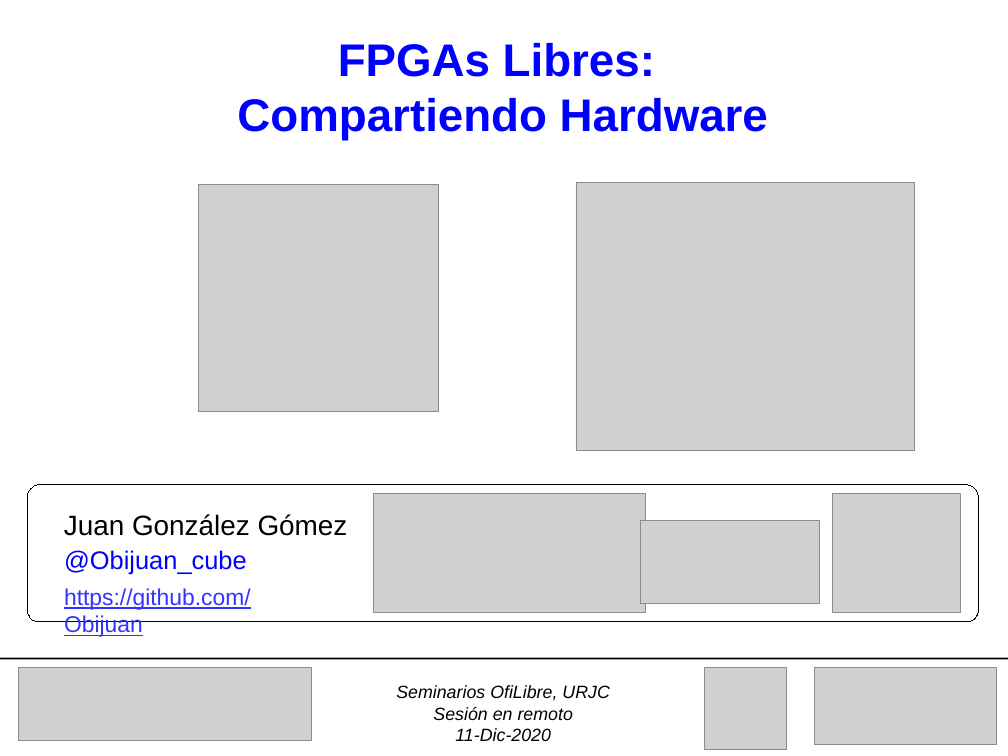
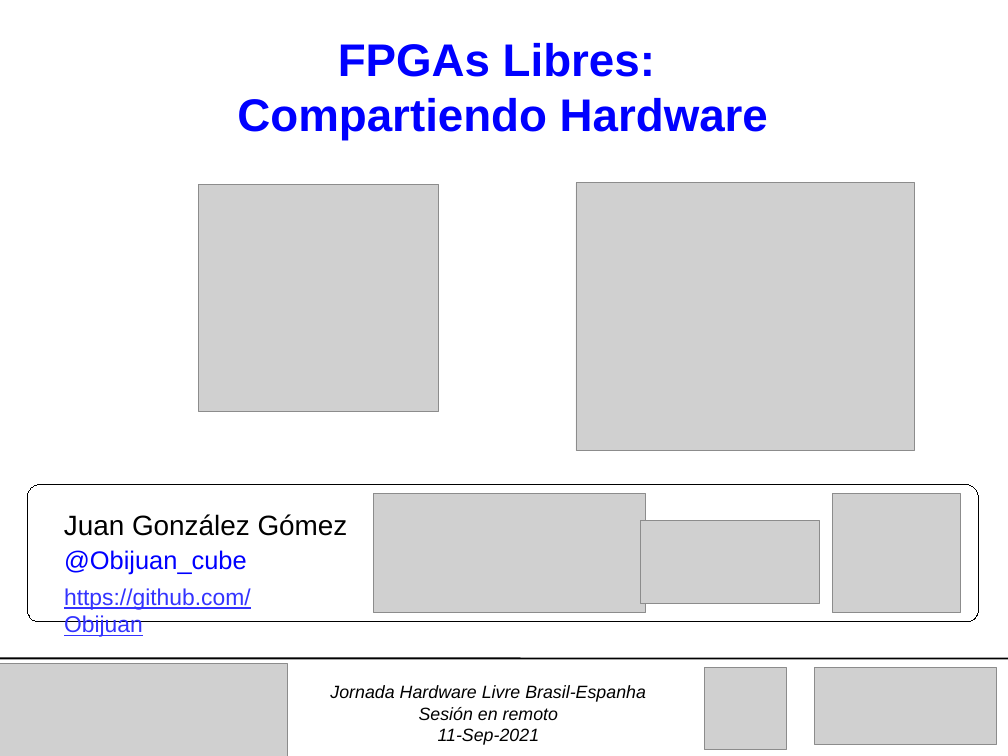
Before and after one commit to Obijuan/myslides, a slide deck: slide 25 of 2021-09-11-FPGAs-Libres-Jornadas-Hw-Libre-Brasi/2021-09-11-FPGAs-libres-Brasil.odp (slide 17 before the commit). Drawn at 1008x756 pixels with LibreOffice and Linux fonts; fonts in the diff are those of the drawing; grey boxes stand for pictures. Boxes give left, top, right and bottom in pixels: in the first picture for what was removed or moved away, otherwise in the second. Text is boxed around its words. In the diff, an @@ line names an element or a change of style, - is before the commit and + after.

Commit message:
Brasil talk: Slides updated

```diff
--- a/2021-09-11-FPGAs-Libres-Jornadas-Hw-Libre-Brasi/2021-09-11-FPGAs-libres-Brasil.odp
+++ b/2021-09-11-FPGAs-Libres-Jornadas-Hw-Libre-Brasi/2021-09-11-FPGAs-libres-Brasil.odp
@@ picture: place and size @@
-picture at <box>18,668,312,741</box>
+picture at <box>0,664,288,756</box>
@@ text "Jornada Hardware Livre Brasil-Espanha": place and size @@
-text "Jornada Hardware Livre Brasil-Espanha" at <box>396,685,609,741</box>
+text "Jornada Hardware Livre Brasil-Espanha" at <box>330,685,646,745</box>
@@ text at <box>330,685,646,702</box>: text changed @@
-Seminarios OfiLibre, URJC
+Jornada Hardware Livre Brasil-Espanha
@@ text at <box>438,728,540,745</box>: text changed @@
-11-Dic-2020
+11-Sep-2021
```
Also in this commit, not shown: 2 other slides changed, 9 slides added, 1 other file.
